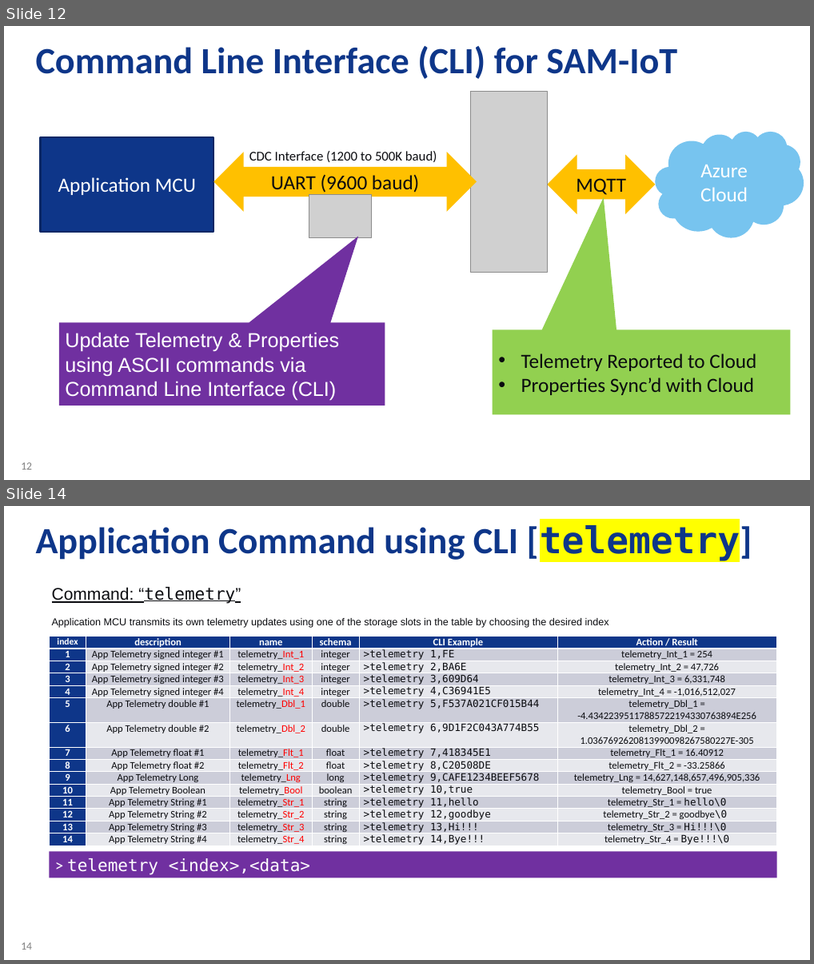
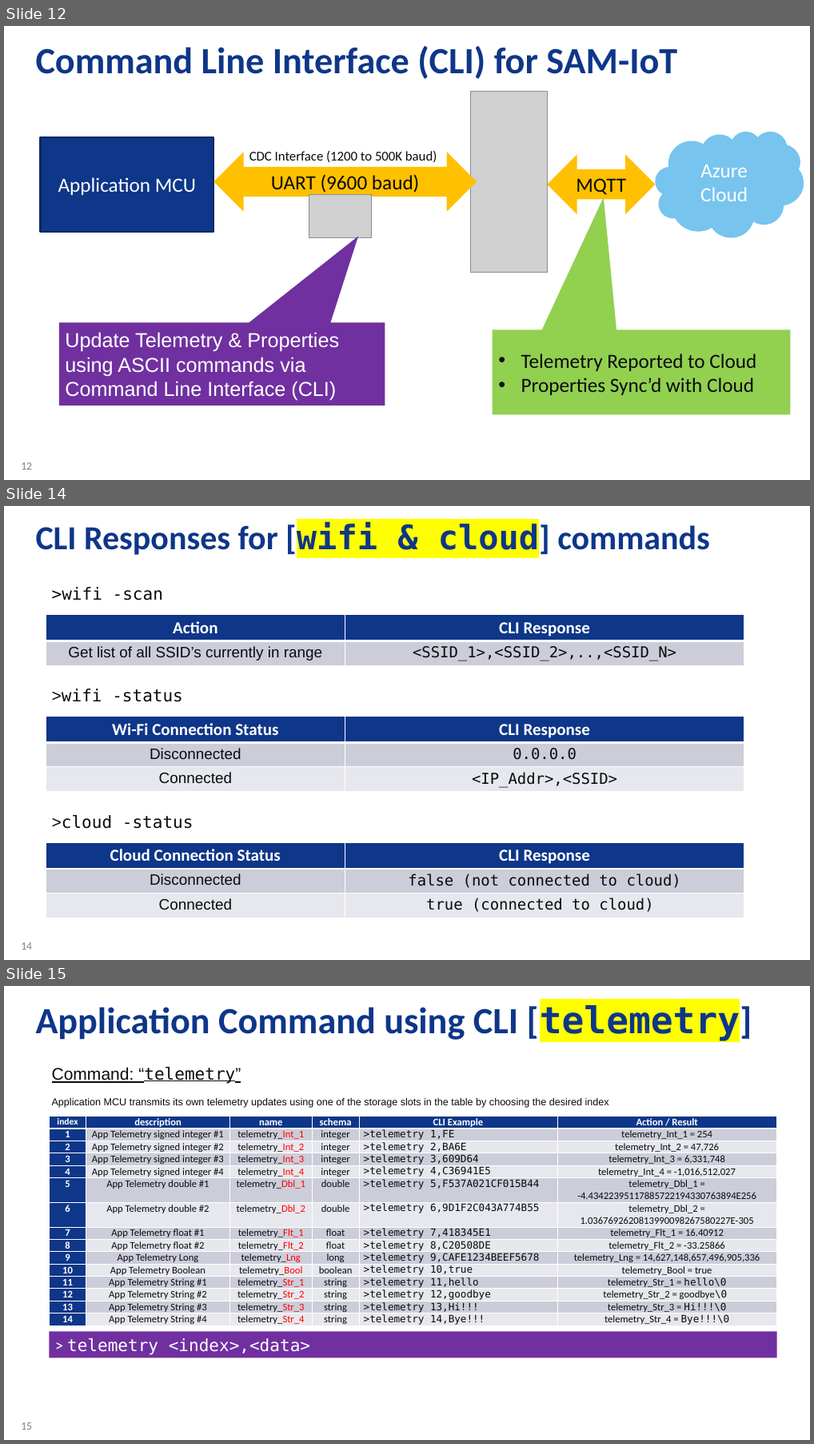
Before and after one commit to danewalton/Microchip-SAM-IoT-Wx, a slide deck: AO-Smith-MSFT-MCHP-r6.pptx. Shown one above the other, each under a label of ours: slides 12 and 14 before the commit, slides 12, 14 and 15 after it; the slides between them are not shown. The pictures are 814x964 and 814x1444 pixels, drawn with LibreOffice and Linux fonts; fonts in the diff are those of the drawing; grey boxes stand for pictures; background and template pictures are left out. Boxes give left, top, right and bottom in pixels: in the first picture for what was removed or moved away, otherwise in the second. Text is boxed around its words. In the diff, an @@ line names an element or a change of style, - is before the commit and + after.

```diff
--- a/AO-Smith-MSFT-MCHP-r6.pptx
+++ b/AO-Smith-MSFT-MCHP-r6.pptx
@@ slide 14 added at <box>4,506,810,960</box>, background #FFFFFF; not listed: 1 template element that a slide beside it also shows @@
@@ title added at <box>36,522,710,558</box>, 40 pt, text #0E3689, bold @@
+CLI Responses for [wifi & cloud] commands
@@ text added at <box>52,587,163,600</box>, 20 pt, text #0A0B0F @@
+>wifi -scan
@@ table added at <box>46,615,745,666</box>, 2 rows, 2 columns @@
+Action | CLI Response
+Get list of all SSID’s currently in range | <SSID_1>,<SSID_2>,..,<SSID_N>
@@ text added at <box>52,688,183,702</box>, 20 pt, text #0A0B0F @@
+>wifi -status
@@ table added at <box>46,716,745,791</box>, 3 rows, 2 columns @@
+Wi-Fi Connection Status | CLI Response
+Disconnected | 0.0.0.0
+Connected | <IP_Addr>,<SSID>
@@ text added at <box>52,815,194,828</box>, 20 pt, text #0A0B0F @@
+>cloud -status
@@ table added at <box>46,842,745,917</box>, 3 rows, 2 columns @@
+Cloud Connection Status | CLI Response
+Disconnected | false (not connected to cloud)
+Connected | true (connected to cloud)
@@ what was slide 14 is now slide 15 @@
@@ page number at <box>21,1422,32,1429</box>: text changed @@
-14
+15
```
Also in this commit, not shown: 1 slide changed, 3 other files.
